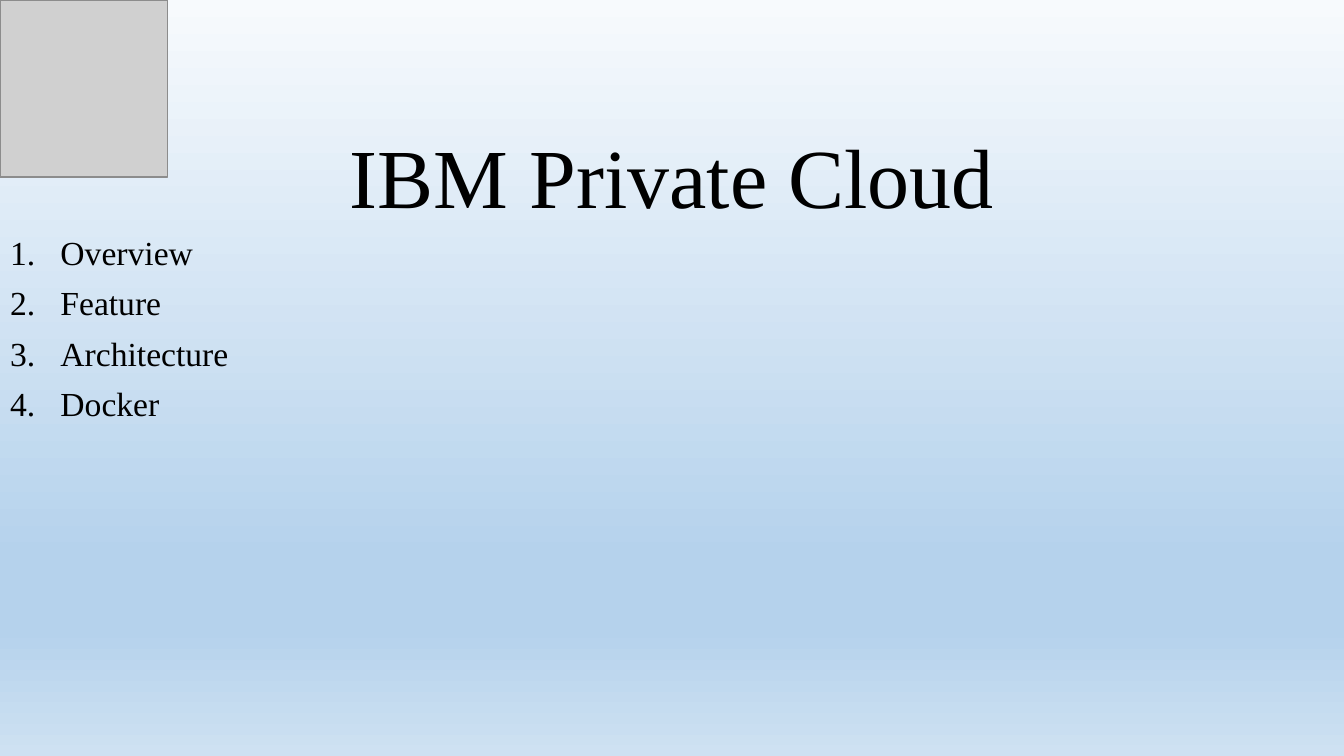
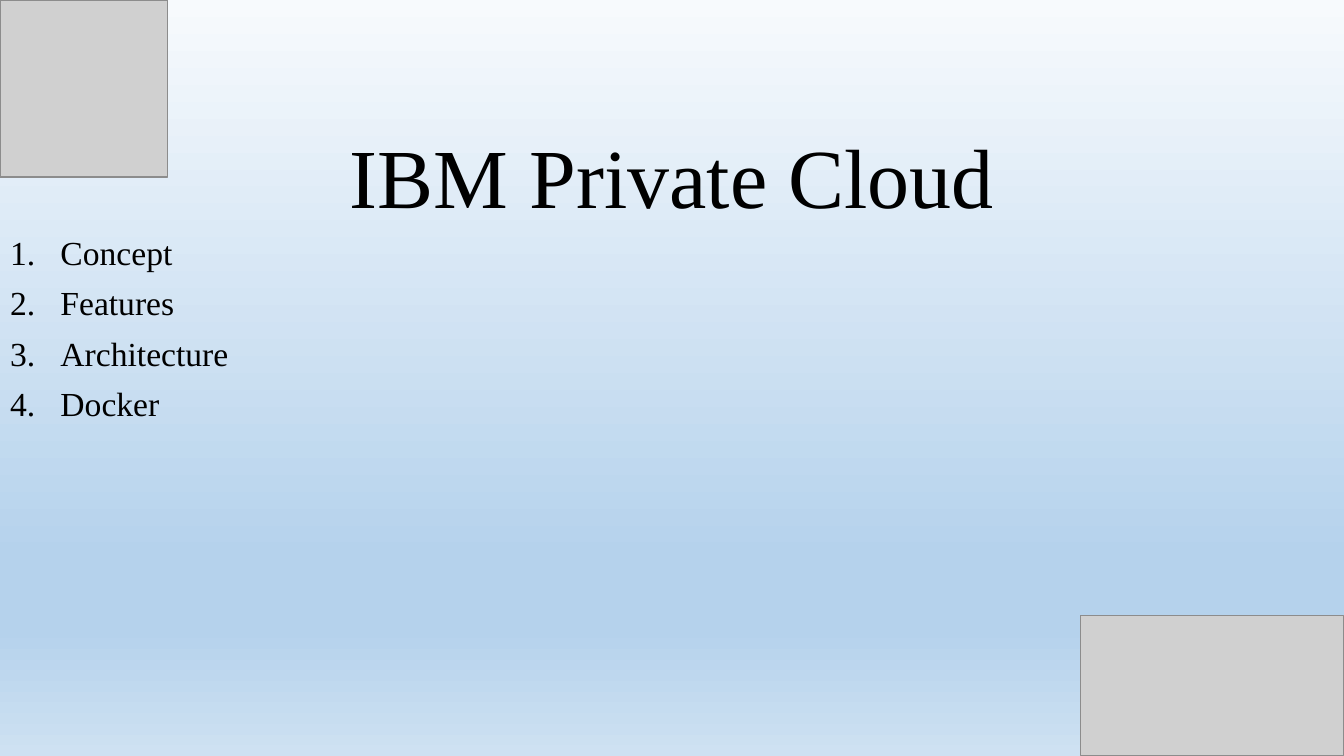
Before and after one commit to namdh1234/IBM-Private-Cloud, a slide deck: slide 2 of IBM Private Cloud.pptx. Drawn at 1344x756 pixels with LibreOffice and Linux fonts; fonts in the diff are those of the drawing; grey boxes stand for pictures. Boxes give left, top, right and bottom in pixels: in the first picture for what was removed or moved away, otherwise in the second. Text is boxed around its words. In the diff, an @@ line names an element or a change of style, - is before the commit and + after.

Commit message:
1st

```diff
--- a/IBM Private Cloud.pptx
+++ b/IBM Private Cloud.pptx
@@ subtitle at (60, 242, 174, 316): text changed @@
-1. Overview
-2. Feature
+1. Concept
+2. Features
@@ picture added at (1081, 616, 1344, 756) @@
```
Also in this commit, not shown: 2 other slides changed, 2 slides added.
